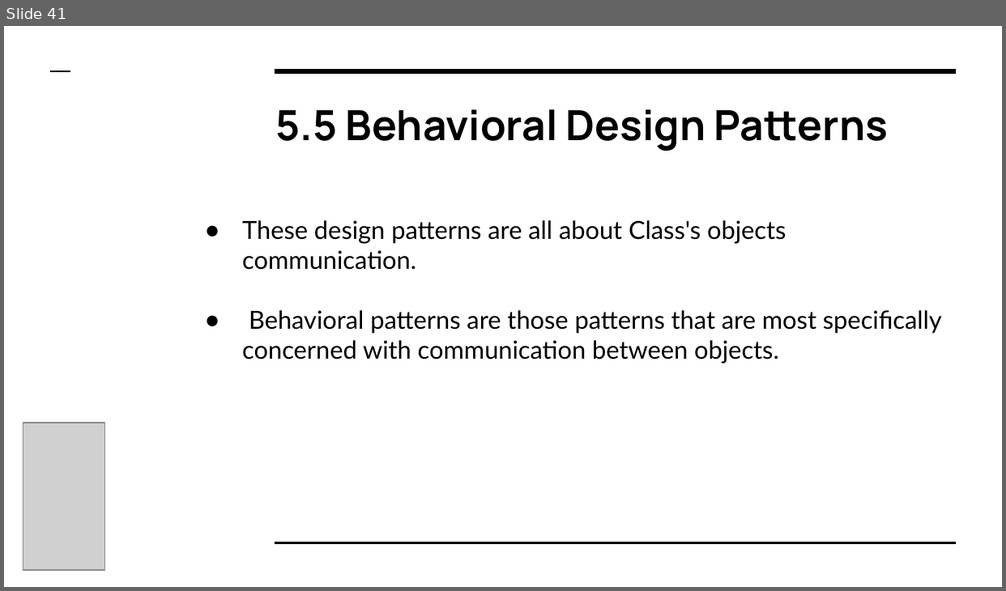
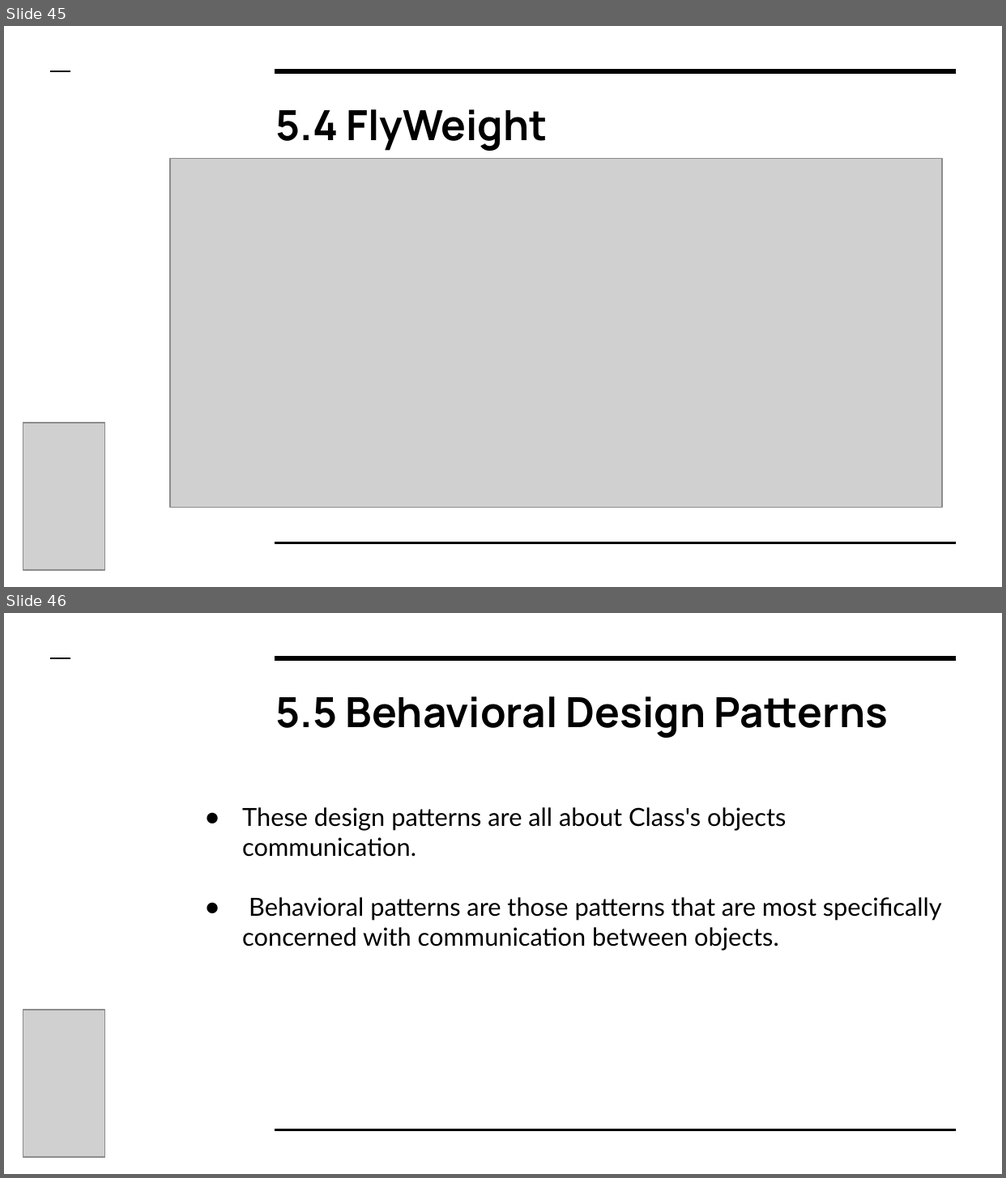
Before and after one commit to miguelbravo7/Exposicion_DP, a slide deck: Presentacion.pptx. Shown one above the other, each under a label of ours: slide 41 before the commit, slides 45 and 46 after it. The pictures are 1006x591 and 1006x1178 pixels, drawn with LibreOffice and Linux fonts; fonts in the diff are those of the drawing; grey boxes stand for pictures. Boxes give left, top, right and bottom in pixels: in the first picture for what was removed or moved away, otherwise in the second. Text is boxed around its words. In the diff, an @@ line names an element or a change of style, - is before the commit and + after.

```diff
--- a/Presentacion.pptx
+++ b/Presentacion.pptx
@@ slide 45 added at box(4, 26, 1002, 587), background #FFFFFF; not listed: 3 template elements that a slide beside it also shows @@
@@ title added at box(276, 109, 548, 151), 30 pt, text #000000, bold @@
+5.4 FlyWeight
@@ picture added at box(170, 158, 942, 507) @@
@@ picture added at box(23, 423, 104, 571) @@
@@ what was slide 41 is now slide 46 @@
```
Also in this commit, not shown: 6 slides changed, 8 other slides added.
